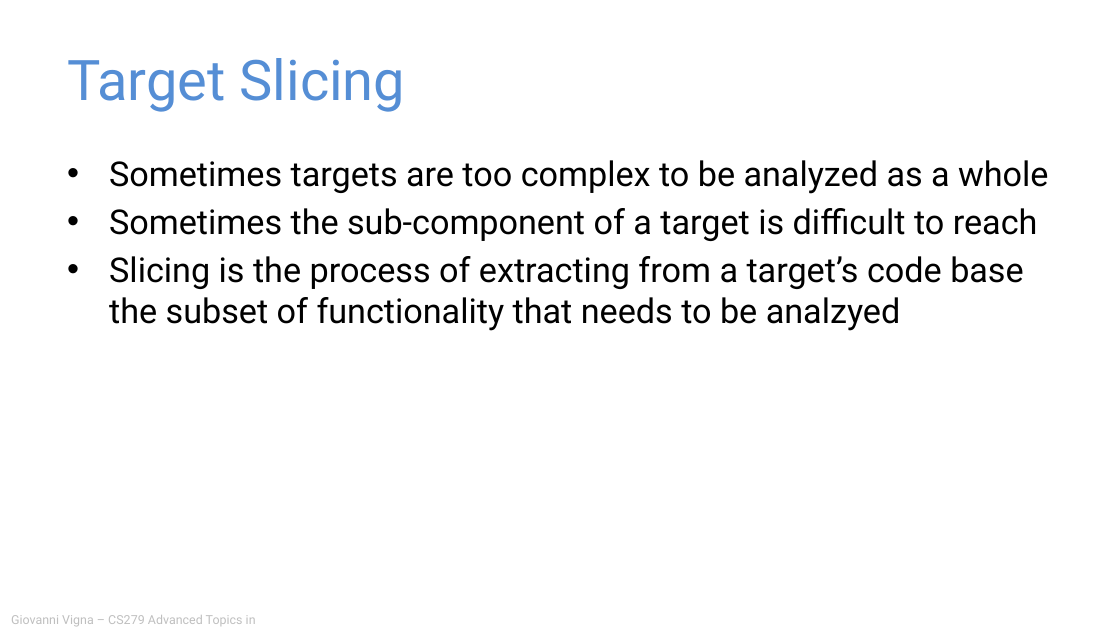
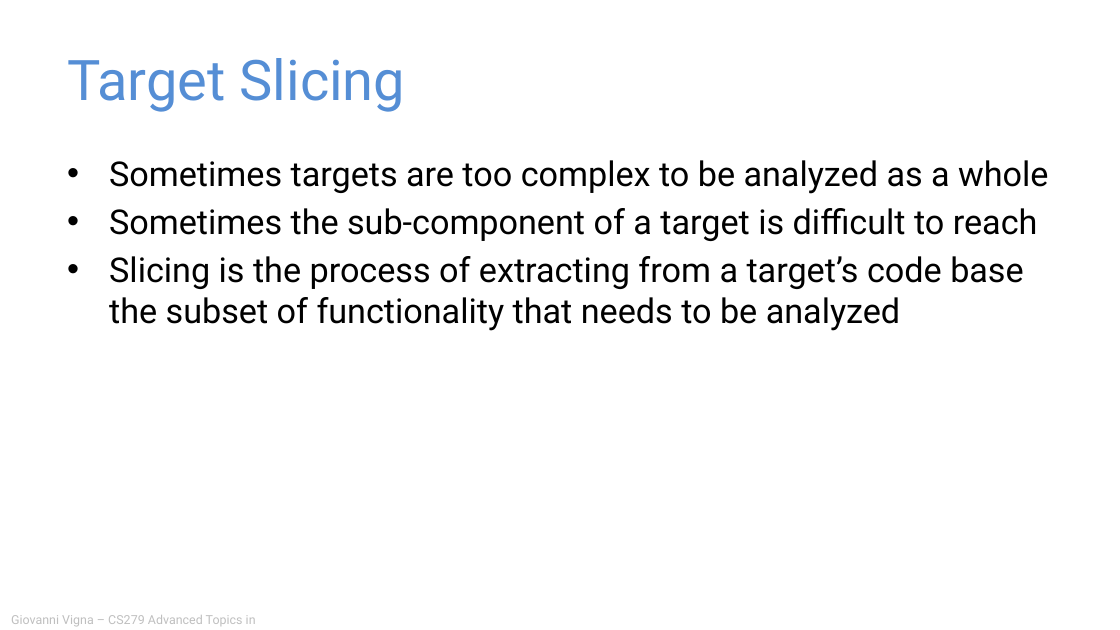
Before and after one commit to giovannivigna/CS279-Fall2024, a slide deck: slide 17 of materials/04_Targets_and_Contexts/Targets_and_Contexts.pptx (slide 18 before the commit). Drawn at 1120x630 pixels with LibreOffice and Linux fonts; fonts in the diff are those of the drawing. Boxes give left, top, right and bottom in pixels: in the first picture for what was removed or moved away, otherwise in the second. Text is boxed around its words. In the diff, an @@ line names an element or a change of style, - is before the commit and + after.

```diff
--- a/materials/04_Targets_and_Contexts/Targets_and_Contexts.pptx
+++ b/materials/04_Targets_and_Contexts/Targets_and_Contexts.pptx
@@ text at (109,256,1023,331): text changed @@
-• Slicing is the process of extracting from a target’s code base the subset of functionality that needs to be analzyed
+• Slicing is the process of extracting from a target’s code base the subset of functionality that needs to be analyzed
```
Also in this commit, not shown: 3 other slides changed, 1 slide added, 2 slides removed, 1 other file.
